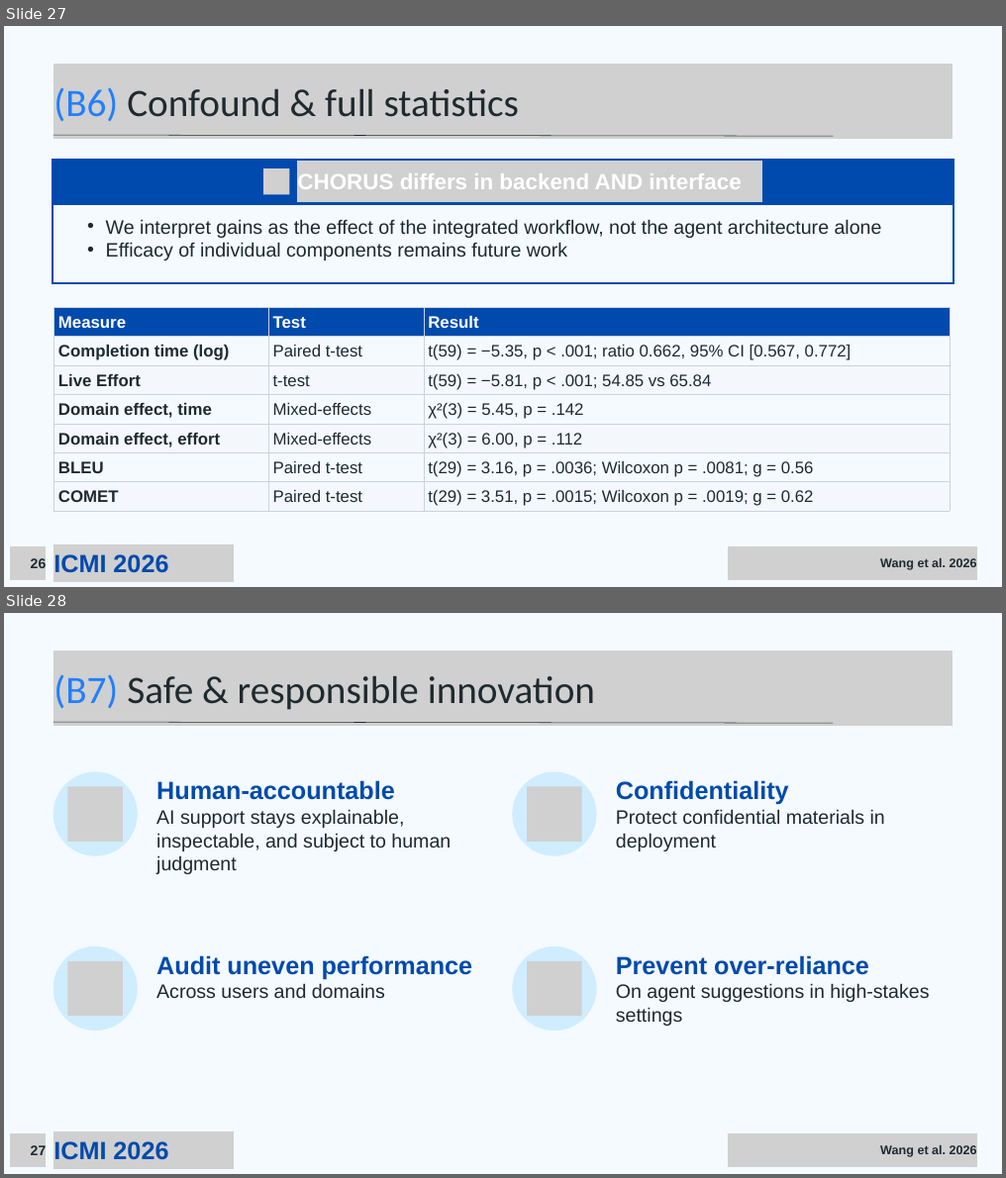
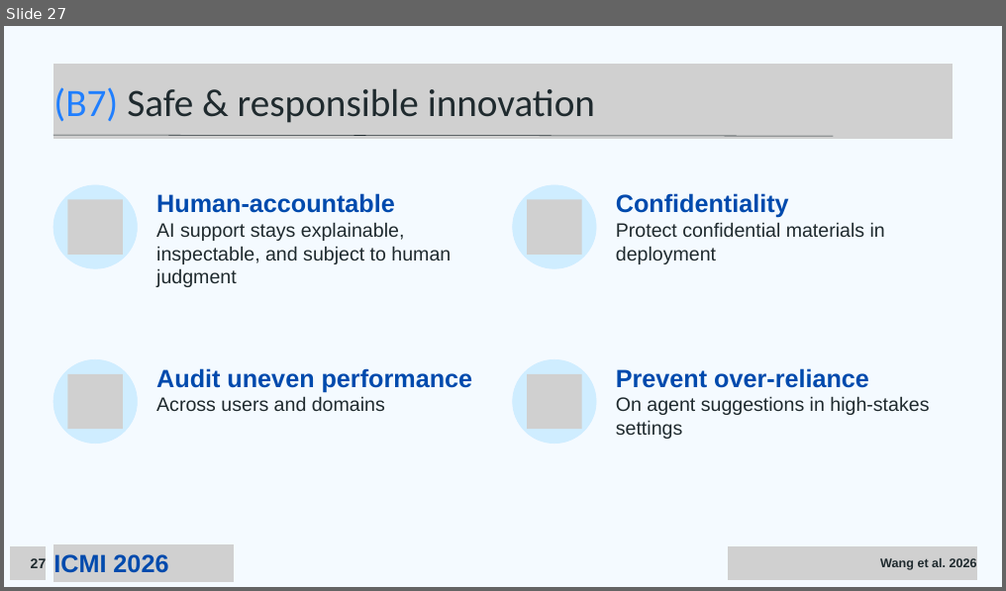
Before and after one commit to iamgeorge/iamgeorge.github.io, a slide deck: chorus/CHORUS_ICMI2026.pptx. Shown one above the other, each under a label of ours: slides 27 and 28 before the commit, slide 27 after it. The pictures are 1006x1178 and 1006x591 pixels, drawn with LibreOffice and Linux fonts; fonts in the diff are those of the drawing; grey boxes stand for pictures. Boxes give left, top, right and bottom in pixels: in the first picture for what was removed or moved away, otherwise in the second. Text is boxed around its words. In the diff, an @@ line names an element or a change of style, - is before the commit and + after.

```diff
--- a/chorus/CHORUS_ICMI2026.pptx
+++ b/chorus/CHORUS_ICMI2026.pptx
@@ slide 27 removed at (x1=4, y1=26, x2=1002, y2=587), background #F4FAFF @@
@@ picture removed at (x1=54, y1=64, x2=952, y2=139) @@
@@ text removed at (x1=54, y1=87, x2=519, y2=121) @@
-(B6) Confound & full statistics
@@ line removed from (54, 135) to (833, 136) @@
@@ freeform shape removed at (x1=53, y1=160, x2=953, y2=283) @@
@@ freeform shape removed at (x1=53, y1=160, x2=953, y2=203) @@
@@ picture removed at (x1=263, y1=169, x2=289, y2=194) @@
@@ picture removed at (x1=297, y1=161, x2=762, y2=202) @@
@@ text removed at (x1=297, y1=174, x2=741, y2=189) @@
-CHORUS differs in backend AND interface
@@ text removed at (x1=106, y1=219, x2=882, y2=261) @@
-  • We interpret gains as the effect of the integrated workflow, not the agent architecture alone
-  • Efficacy of individual components remains future work
@@ table removed at (x1=54, y1=307, x2=949, y2=511), 7 rows, 3 columns @@
-Measure | Test | Result
-Completion time (log) | Paired t-test | t(59) = −5.35, p < .001; ratio 0.662, 95% CI [0.567, 0.772]
-Live Effort | t-test | t(59) = −5.81, p < .001; 54.85 vs 65.84
-Domain effect, time | Mixed-effects | χ²(3) = 5.45, p = .142
-Domain effect, effort | Mixed-effects | χ²(3) = 6.00, p = .112
-BLEU | Paired t-test | t(29) = 3.16, p = .0036; Wilcoxon p = .0081; g = 0.56
-COMET | Paired t-test | t(29) = 3.51, p = .0015; Wilcoxon p = .0019; g = 0.62
@@ picture removed at (x1=10, y1=547, x2=46, y2=580) @@
@@ text removed at (x1=31, y1=558, x2=47, y2=572) @@
-26
@@ picture removed at (x1=54, y1=545, x2=234, y2=582) @@
@@ text removed at (x1=54, y1=555, x2=168, y2=573) @@
-ICMI 2026
@@ picture removed at (x1=728, y1=547, x2=977, y2=580) @@
@@ text removed at (x1=880, y1=559, x2=977, y2=570) @@
-Wang et al. 2026
@@ what was slide 28 is now slide 27 @@
```
Also in this commit, not shown: 5 other files.
